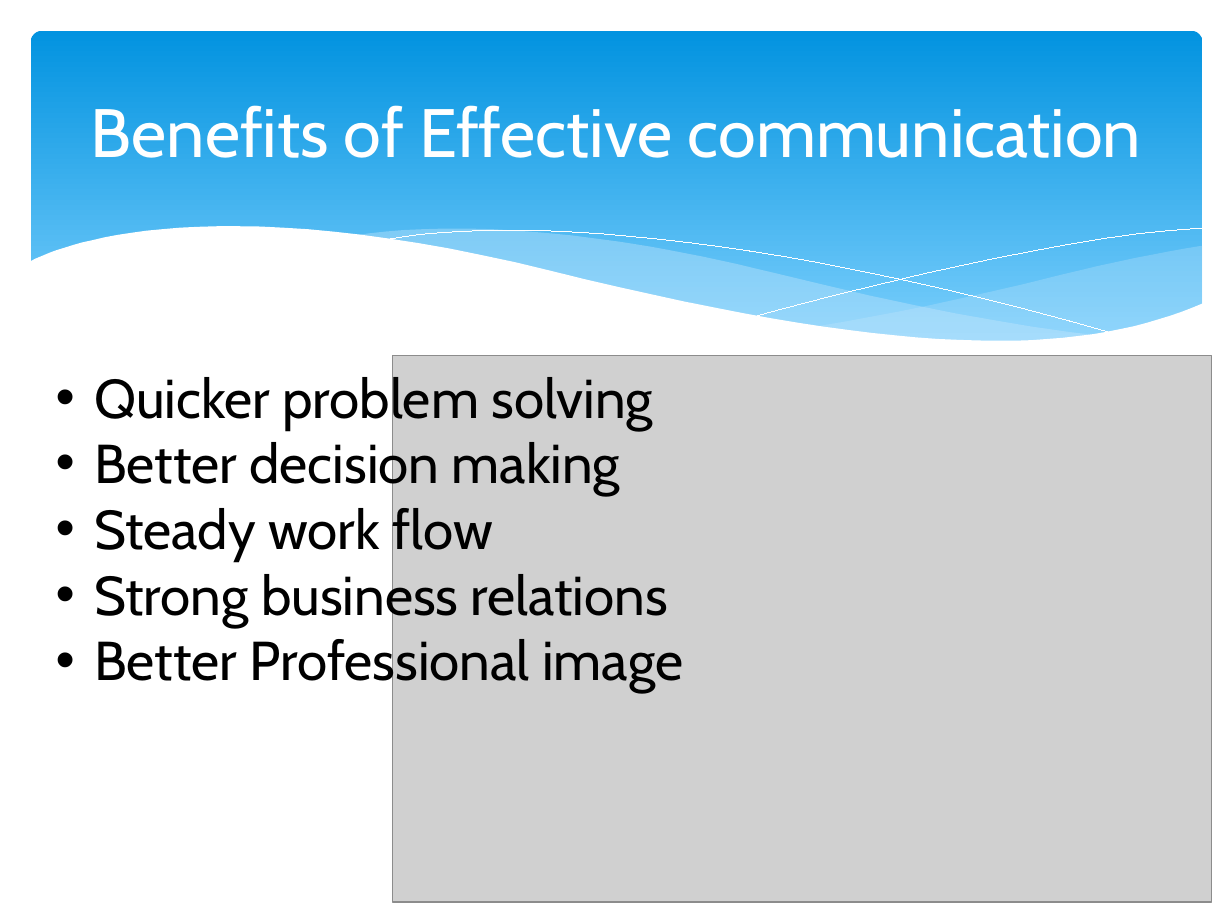
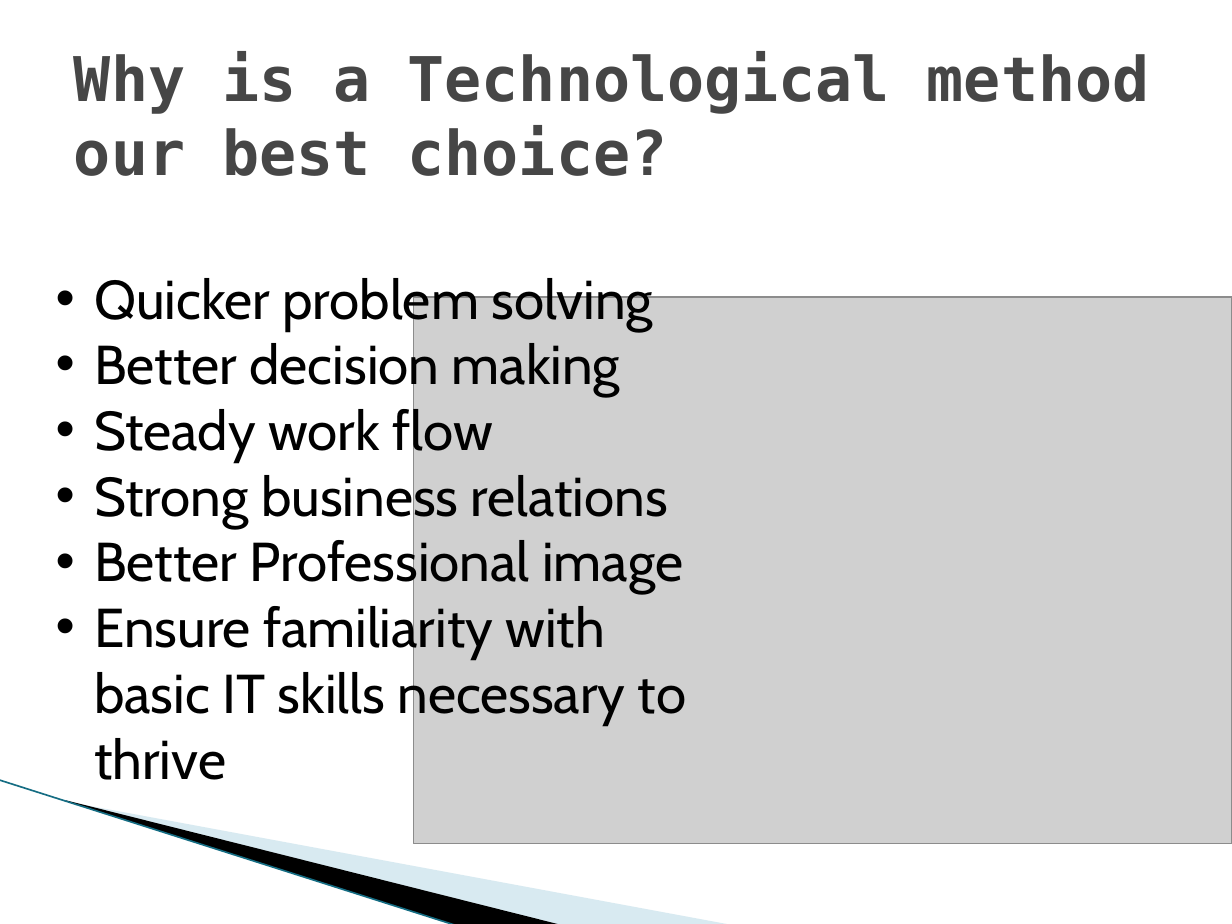
Before and after one commit to CrazeeIvan/Communications, a slide deck: slide 8 of Presentation Skills.odp (slide 7 before the commit). Drawn at 1232x924 pixels with LibreOffice and Linux fonts; fonts in the diff are those of the drawing; grey boxes stand for pictures; background and template pictures are left out. Boxes give left, top, right and bottom in pixels: in the first picture for what was removed or moved away, otherwise in the second. Text is boxed around its words. In the diff, an @@ line names an element or a change of style, - is before the commit and + after.

```diff
--- a/Presentation Skills.odp
+++ b/Presentation Skills.odp
@@ freeform shape removed at bbox=[31, 31, 1202, 363] @@
@@ title added at bbox=[74, 51, 1149, 176], 36 pt, text #464646, bold @@
+Why is a Technological method our best choice?
@@ title removed at bbox=[91, 105, 1141, 158] @@
-Benefits of Effective communication
@@ group removed at bbox=[28, 227, 1204, 405]: 5 freeform shapes @@
@@ text "Quicker problem solving": place and size @@
-text "Quicker problem solving" at bbox=[94, 371, 683, 693]
+text "Quicker problem solving" at bbox=[94, 272, 686, 780]
@@ picture: place and size @@
-picture at bbox=[393, 355, 1212, 902]
+picture at bbox=[413, 297, 1232, 844]
@@ text at bbox=[94, 601, 686, 780]: paragraph added @@
+• Ensure familiarity with basic IT skills necessary to thrive
@@ line added from (0, 780) to (457, 924), #156D83 0.96 pt @@
@@ freeform shape added at bbox=[65, 800, 563, 924], fill #000000 @@
@@ freeform shape added at bbox=[68, 801, 733, 924], fill #9FCBDC at 40% opacity @@
```
Also in this commit, not shown: 1 other slide changed, 12 slides added, 9 slides removed, 14 other files.
